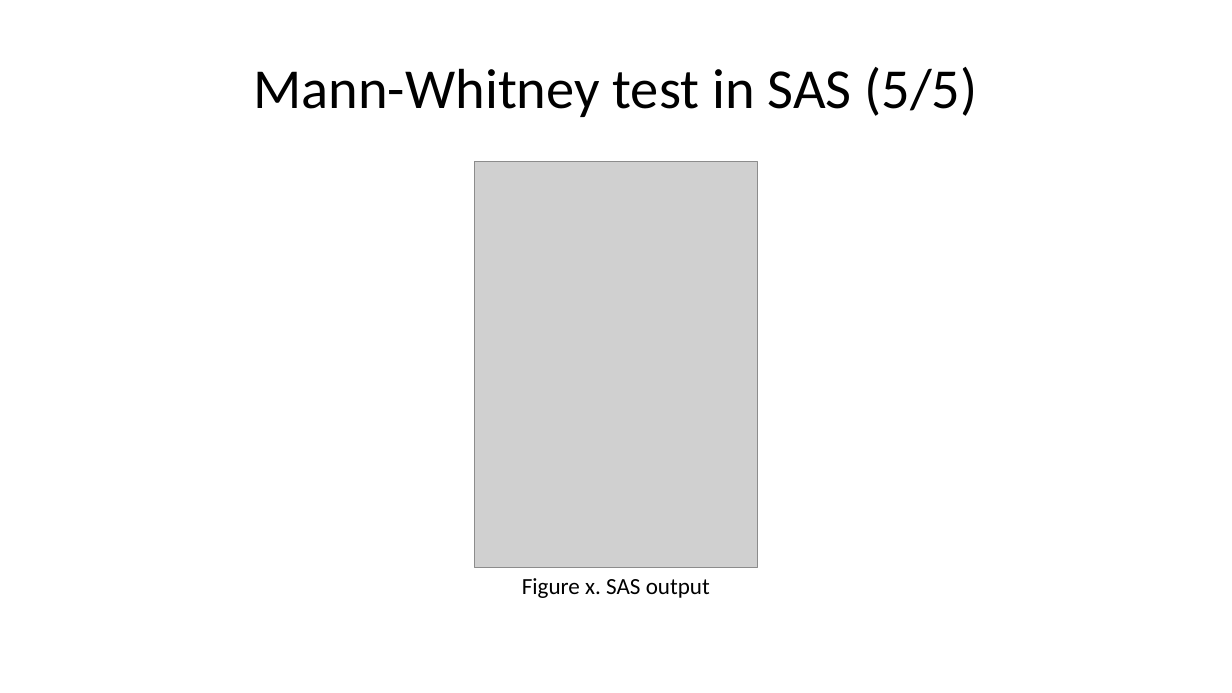
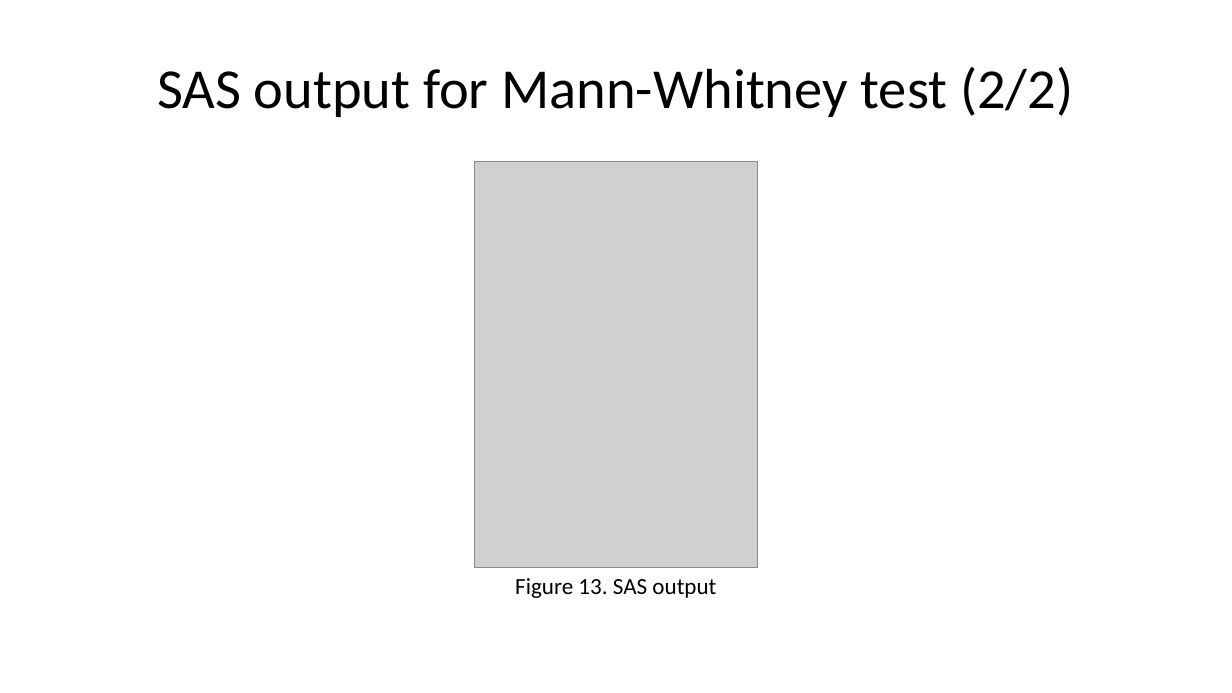
Before and after one commit to pmean/talks, a slide deck: slide 44 of exact-tests/results/exact-and-randomization-tests.pptx. Drawn at 1232x693 pixels with LibreOffice and Linux fonts; fonts in the diff are those of the drawing; grey boxes stand for pictures. Boxes give left, top, right and bottom in pixels: in the first picture for what was removed or moved away, otherwise in the second. Text is boxed around its words. In the diff, an @@ line names an element or a change of style, - is before the commit and + after.

```diff
--- a/exact-tests/results/exact-and-randomization-tests.pptx
+++ b/exact-tests/results/exact-and-randomization-tests.pptx
@@ title at bbox=[157, 67, 1073, 117]: text changed @@
-Mann-Whitney test in SAS (5/5)
+SAS output for Mann-Whitney test (2/2)
@@ text at bbox=[515, 578, 716, 598]: text changed @@
-Figure x. SAS output
+Figure 13. SAS output
```
Also in this commit, not shown: 26 other slides changed, 14 slides added, 5 slides removed, 9 other files.
